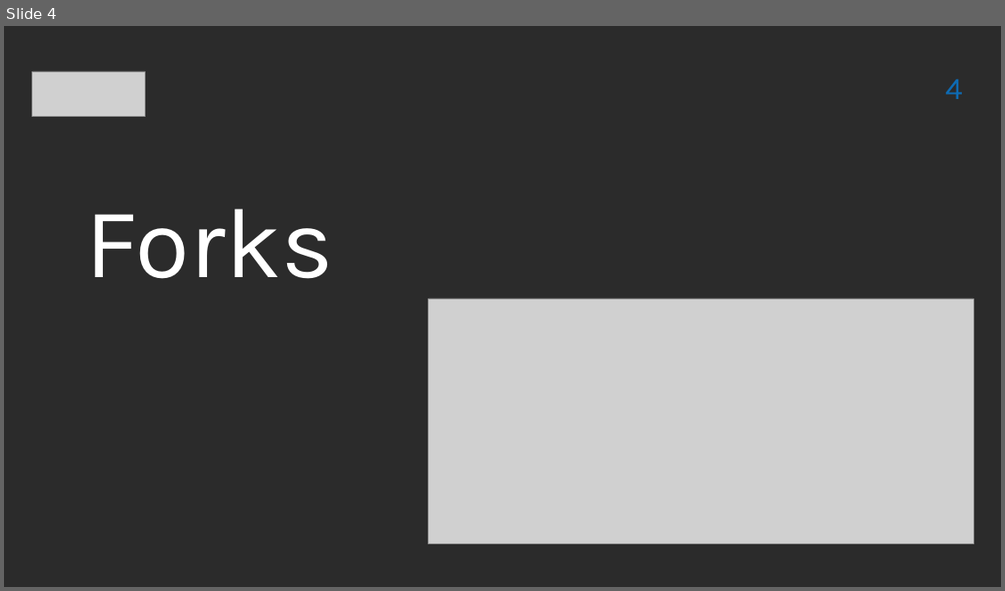
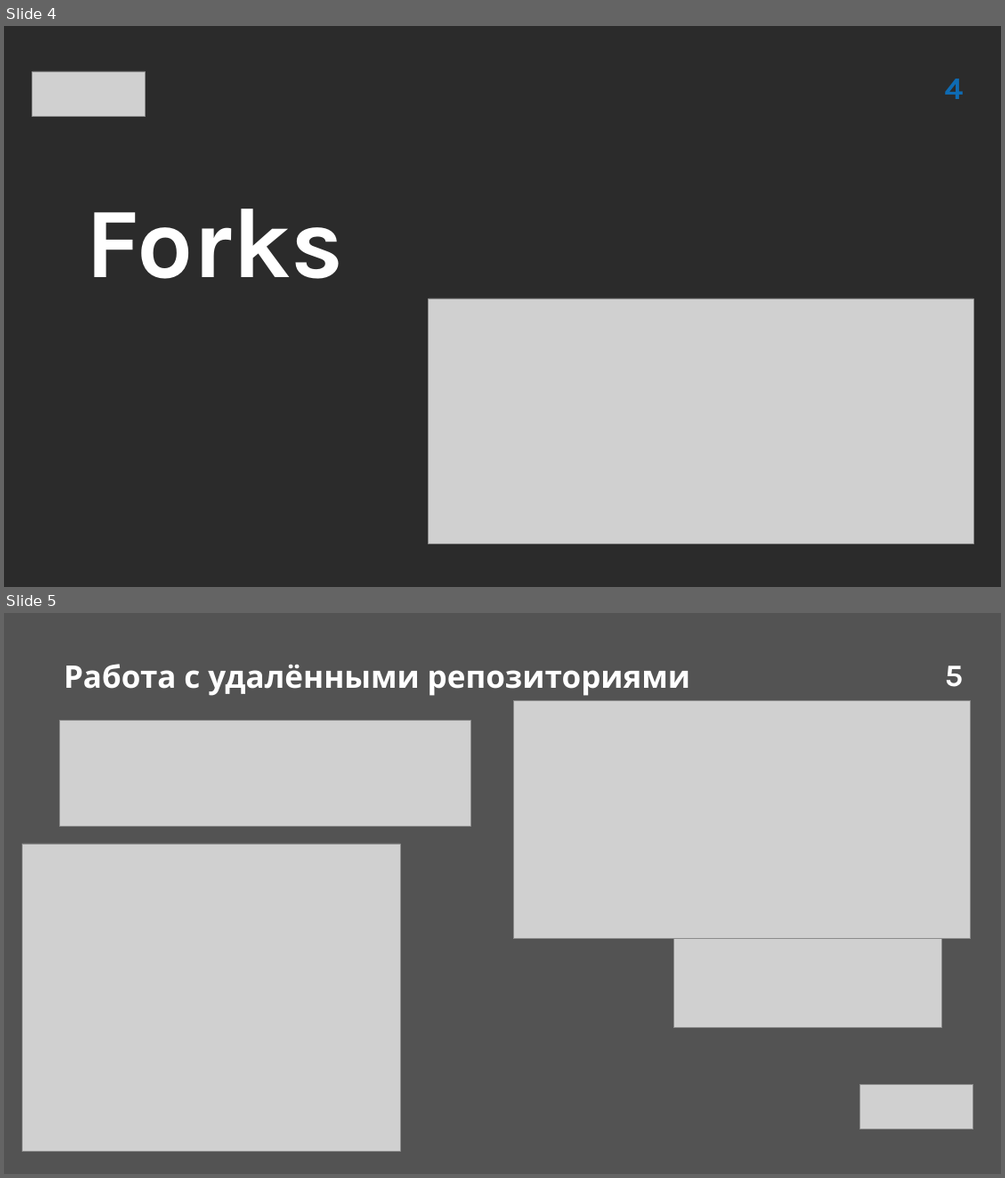
Before and after one commit to vitaliiTolmachov/Presentation, a slide deck: Presentation_easypay.pptx. Shown one above the other, each under a label of ours: slide 4 before the commit, slides 4 and 5 after it. The pictures are 1005x591 and 1005x1178 pixels, drawn with LibreOffice and Linux fonts; fonts in the diff are those of the drawing; grey boxes stand for pictures; background and template pictures are left out; a plain dark background stands for a picture behind light text. Boxes give left, top, right and bottom in pixels: in the first picture for what was removed or moved away, otherwise in the second. Text is boxed around its words. In the diff, an @@ line names an element or a change of style, - is before the commit and + after.

```diff
--- a/Presentation_easypay.pptx
+++ b/Presentation_easypay.pptx
@@ slide 5 added at box(4, 613, 1001, 1174), background picture (left out) @@
@@ text added at box(64, 664, 690, 696), 30 pt, text #FFFFFF, bold @@
+Работа с удалёнными репозиториями
@@ page number added at box(945, 666, 963, 687), 30 pt, text #FFFFFF, bold @@
+5
@@ picture added at box(513, 700, 971, 938) @@
@@ picture added at box(59, 720, 470, 826) @@
@@ picture added at box(22, 844, 400, 1151) @@
@@ picture added at box(674, 934, 942, 1028) @@
@@ picture added at box(860, 1084, 973, 1129) @@
@@ slide 4 changed as well @@
@@ text "Forks" at box(86, 208, 344, 279): bold on; indent changed @@
```
Also in this commit, not shown: 10 other slides changed, 3 other slides added, 8 slides removed.
